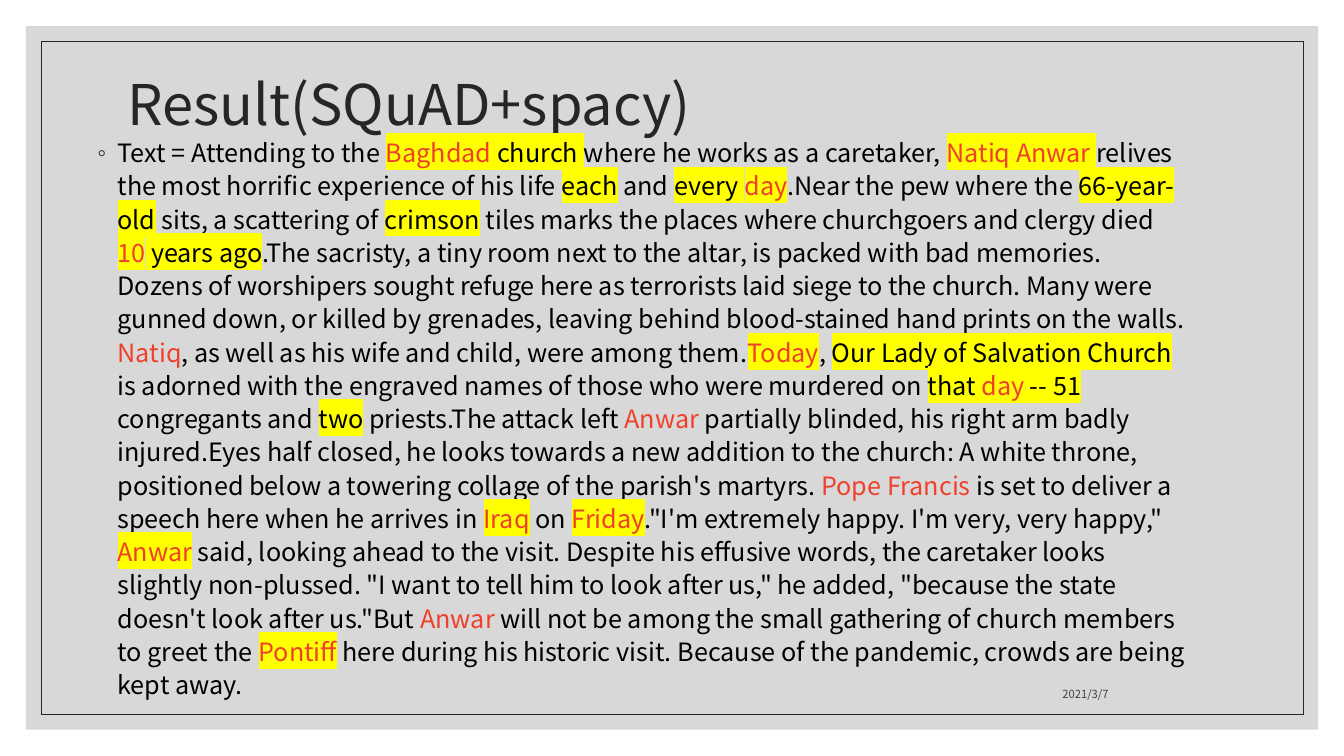
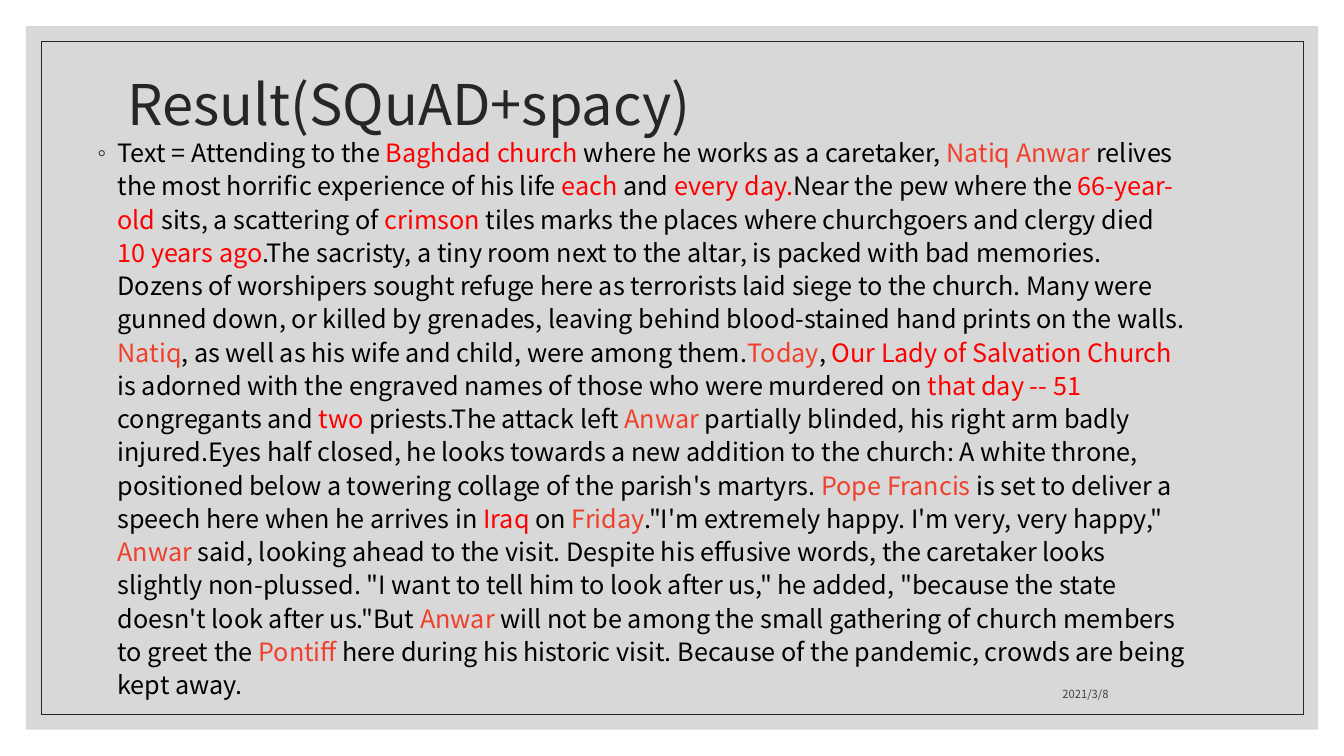
Before and after one commit to Minniemu/BERT-for-token-Classification, a slide deck: slide 18 of meeting_ppt/20210309.pptx (slide 11 before the commit). Drawn at 1344x756 pixels with LibreOffice and Linux fonts; fonts in the diff are those of the drawing. Boxes give left, top, right and bottom in pixels: in the first picture for what was removed or moved away, otherwise in the second. Text is boxed around its words. In the diff, an @@ line names an element or a change of style, - is before the commit and + after.

```diff
--- a/meeting_ppt/20210309.pptx
+++ b/meeting_ppt/20210309.pptx
@@ text "Text = Attending to the ..." at (118,136,1185,667): text colour #F03F2B to #FF0000 in "Baghdad day.Near 10 day Iraq"; text colour #000000 to #FF0000 in "church each every day.Near 66-year-old crimson years ..."; highlight #FFFF00 to none in "Baghdad church Natiq Anwar each every day.Near ..." @@
@@ text at (1062,689,1108,700): text changed @@
-2021/3/7
+2021/3/8
```
Also in this commit, not shown: 10 other slides changed, 7 slides added.
